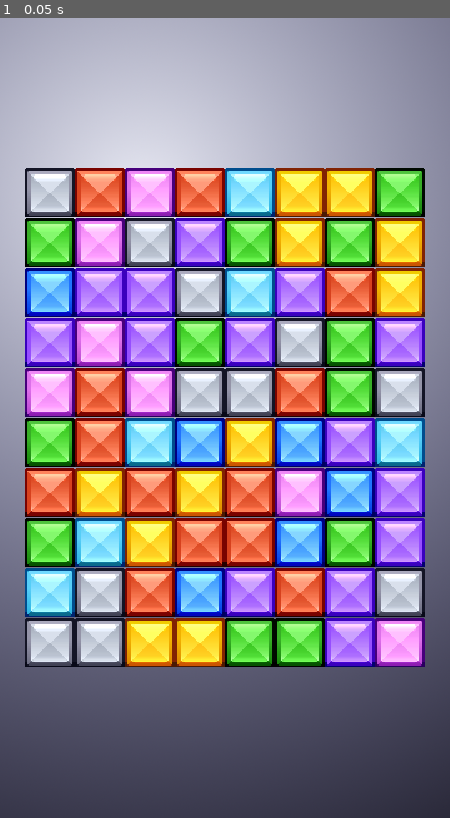
Above: before the commit, frame 1.
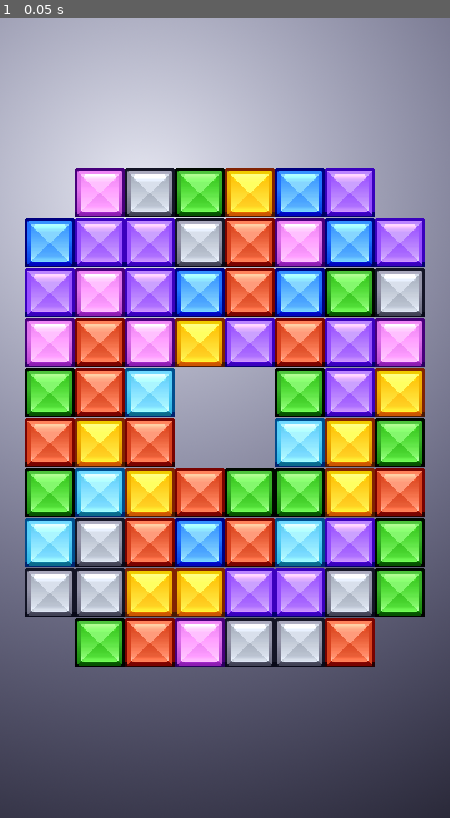
Above: after the commit, the same moment.

Repository: jazibobs/ldjam50
Game: Godot game, scene res://Scenes/GameWindow.tscn
The game is run twice, just before and just after one commit, with the same random seed, the same clock (stepped at 60 frames per second) and the same inputs. The project has no main scene, so this scene is started directly.
Inputs:
- Up to frame 1 (0.05 s): no input

The runs differ from the first frame. In frame 1, 50% of the frame differs, in the area x 5-95%, y 18-82%.

Commit message:
Completed refilling screen and match combinations

Diff:
--- a/Scenes/GameWindow.tscn
+++ b/Scenes/GameWindow.tscn
@@ -20,6 +20,8 @@
 x_start = 64
 y_start = 800
 offset = 64
+new_piece_offset = 5
+empty_spaces = PoolVector2Array( 0, 0, 7, 0, 0, 9, 7, 9, 3, 4, 4, 4, 3, 5, 4, 5 )
 
 [node name="DestroyPieces" type="Timer" parent="."]
 wait_time = 0.5
@@ -29,5 +31,10 @@
 wait_time = 0.5
 one_shot = true
 
+[node name="RefillGrid" type="Timer" parent="."]
+wait_time = 0.5
+one_shot = true
+
 [connection signal="timeout" from="DestroyPieces" to="Grid" method="_on_DestroyPieces_timeout"]
 [connection signal="timeout" from="CollapseGrid" to="Grid" method="_on_CollapseGrid_timeout"]
+[connection signal="timeout" from="RefillGrid" to="Grid" method="_on_RefillGrid_timeout"]
--- a/Scripts/Grid.gd
+++ b/Scripts/Grid.gd
@@ -1,4 +1,7 @@
 extends Node2D
+
+enum {wait, move}
+var state
 
 # Grid vars
 export (int) var width
@@ -6,23 +9,36 @@
 export (int) var x_start
 export (int) var y_start
 export (int) var offset
+export (int) var new_piece_offset
+
+export (PoolVector2Array) var empty_spaces
 
 var piece_node = preload("res://Objects/Piece.tscn")
 var possible_colours = ['sky', 'blue', 'pink', 'purple', 'red', 'orange', 'green', 'grey']
 var all_pieces = []
 
+var piece_one = null
+var piece_two = null
+var last_place = Vector2(0,0)
+var last_direction = Vector2(0,0)
+var move_checked = false
+
 var touch_start = Vector2(0,0)
 var touch_end = Vector2(0,0)
 var controlling = false
 
 # Called when the node enters the scene tree for the first time.
 func _ready():
+	state = move
 	randomize()
 	all_pieces = make_pieces_array()
 	spawn_pieces()
 
+
 func _process(delta):
-	touch_input()
+	if state == move:
+		touch_input()
+
 
 func make_pieces_array():
 	var array = [];
@@ -33,24 +49,32 @@
 	return array
 
 
+func restricted_movement(place):
+	for i in empty_spaces.size():
+		if empty_spaces[i] == place:
+			return true
+	return false
+
+
 func spawn_pieces():
 	for i in width:
 		for j in height:
-			var rand = floor(rand_range(0, possible_colours.size()))
-			var piece_colour = possible_colours[rand]
-			var new_piece = piece_node.instance()
-			new_piece.init(piece_colour)
-			var loops = 0
-
-			while(match_at(i, j, piece_colour) && loops < 100):
-				rand = floor(rand_range(0, possible_colours.size()))
-				piece_colour = possible_colours[rand]
-				new_piece = piece_node.instance()
+			if !restricted_movement(Vector2(i, j)):
+				var rand = floor(rand_range(0, possible_colours.size()))
+				var piece_colour = possible_colours[rand]
+				var new_piece = piece_node.instance()
 				new_piece.init(piece_colour)
-
-			add_child(new_piece);
-			new_piece.position = grid_to_pixel(i, j);
-			all_pieces[i][j] = new_piece
+				var loops = 0
+
+				while(match_at(i, j, piece_colour) && loops < 100):
+					rand = floor(rand_range(0, possible_colours.size()))
+					piece_colour = possible_colours[rand]
+					new_piece = piece_node.instance()
+					new_piece.init(piece_colour)
+
+				add_child(new_piece);
+				new_piece.position = grid_to_pixel(i, j);
+				all_pieces[i][j] = new_piece
 
 
 func find_matches():
@@ -81,13 +105,66 @@
 
 
 func destroy_matched():
+	var was_matched = false
 	for i in width:
 		for j in height:
 			if all_pieces[i][j] != null:
 				if all_pieces[i][j].matched:
+					was_matched = true
 					all_pieces[i][j].queue_free()
 					all_pieces[i][j] = null
-
+	move_checked = true
+	if was_matched:
+		get_parent().get_node("CollapseGrid").start()
+	else:
+		swap_back()
+
+
+func collapse_columns():
+	for i in width:
+		for j in height:
+			if all_pieces[i][j] == null && !restricted_movement(Vector2(i, j)):
+				for k in range(j + 1, height):
+					if all_pieces[i][k] != null:
+						all_pieces[i][k].move(grid_to_pixel(i, j))
+						all_pieces[i][j] = all_pieces[i][k]
+						all_pieces[i][k] = null
+						break
+	get_parent().get_node("RefillGrid").start()
+
+func refill_columns():
+	for i in width:
+		for j in height:
+			if all_pieces[i][j] == null && !restricted_movement(Vector2(i, j)):
+				var rand = floor(rand_range(0, possible_colours.size()))
+				var piece_colour = possible_colours[rand]
+				var new_piece = piece_node.instance()
+				new_piece.init(piece_colour)
+				var loops = 0
+
+				while(match_at(i, j, piece_colour) && loops < 100):
+					rand = floor(rand_range(0, possible_colours.size()))
+					piece_colour = possible_colours[rand]
+					new_piece = piece_node.instance()
+					new_piece.init(piece_colour)
+
+				add_child(new_piece);
+				new_piece.position = grid_to_pixel(i, j + new_piece_offset);
+				new_piece.move(grid_to_pixel(i, j))
+				all_pieces[i][j] = new_piece
+	after_refill()
+
+
+func after_refill():
+	for i in width:
+		for j in height:
+			if all_pieces[i][j] != null:
+				if match_at(i, j, all_pieces[i][j].colour):
+					find_matches()
+					get_parent().get_node("DestroyPieces").start()
+					return
+	state = move
+	move_checked = false
 
 func match_at(col, row, colour):
 	if col > 1:
@@ -139,11 +216,29 @@
 	var other_piece = all_pieces[col + direction.x][row + direction.y]
 
 	if first_piece != null && other_piece != null:
+		pieces_moved(first_piece, other_piece, Vector2(col, row), direction)
+		state = wait
 		all_pieces[col][row] = other_piece
 		all_pieces[col + direction.x][row + direction.y] = first_piece
 		first_piece.move(grid_to_pixel(col + direction.x, row + direction.y))
 		other_piece.move(grid_to_pixel(col, row))
-		find_matches()
+		if !move_checked:
+			find_matches()
+
+
+func pieces_moved(first_piece, other_piece, place, direction):
+	piece_one = first_piece
+	piece_two = other_piece
+	last_place = place
+	last_direction = direction
+
+
+func swap_back():
+	# Move pieces back to prev location if no matches
+	if piece_one != null && piece_two != null:
+		swap_pieces(last_place.x, last_place.y, last_direction)
+	state = move
+	move_checked = false
 
 
 func touch_difference(grid_1, grid_2):
@@ -165,4 +260,8 @@
 
 
 func _on_CollapseGrid_timeout():
-	pass # Replace with function body.
+	collapse_columns()
+
+
+func _on_RefillGrid_timeout():
+	refill_columns()
Binary file added: DevLog/wip-220402-1955.gif
Not shown, changed: README.md
